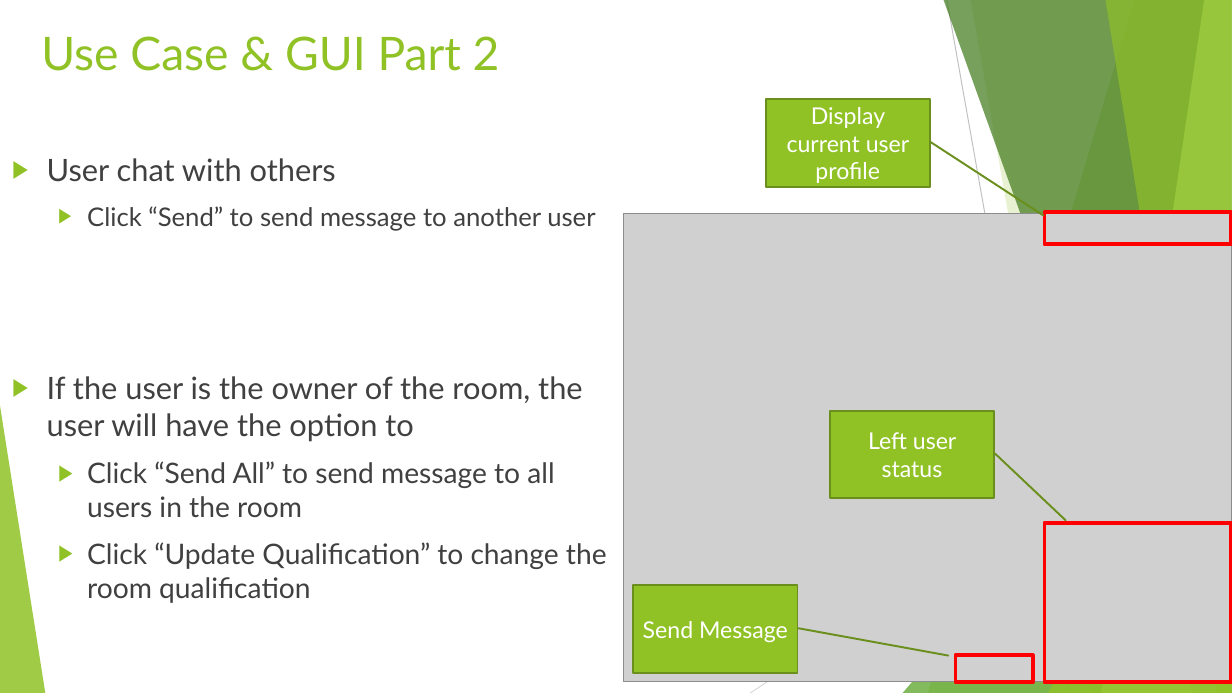
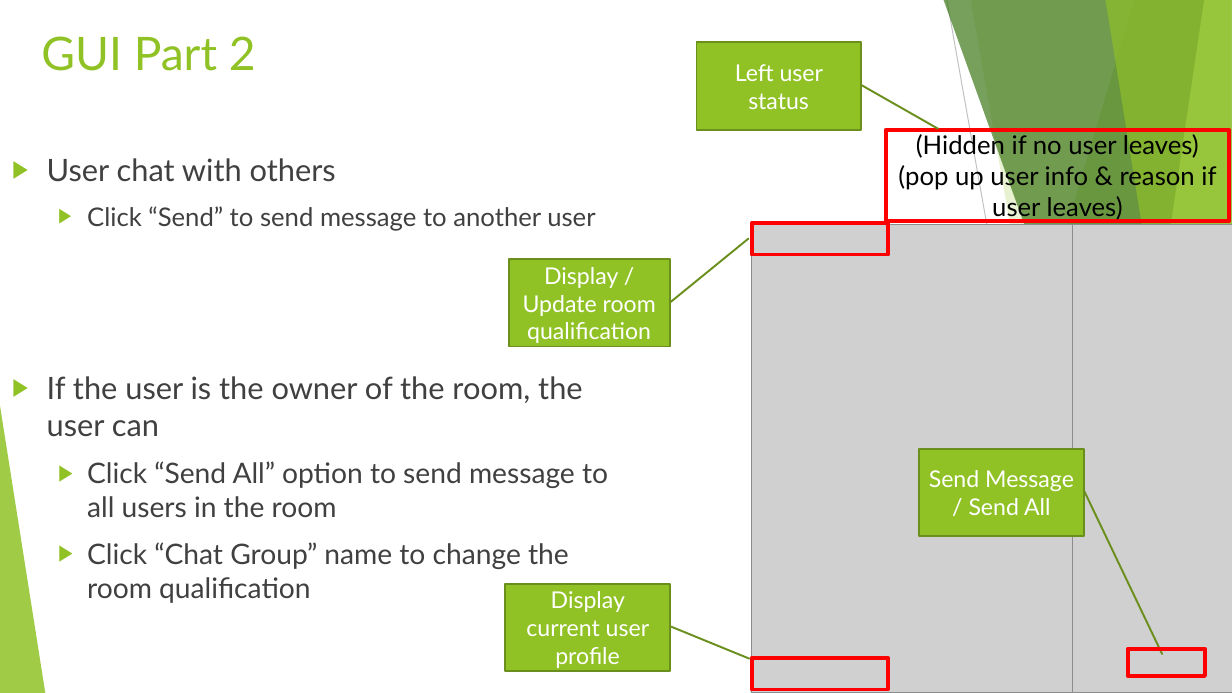
Before and after one commit to pourplusquoi/chatapp, a slide deck: slide 7 of src/main/resources/ChatApp API.pptx (slide 6 before the commit). Drawn at 1232x693 pixels with LibreOffice and Linux fonts; fonts in the diff are those of the drawing; grey boxes stand for pictures. Boxes give left, top, right and bottom in pixels: in the first picture for what was removed or moved away, otherwise in the second. Text is boxed around its words. In the diff, an @@ line names an element or a change of style, - is before the commit and + after.

```diff
--- a/src/main/resources/ChatApp API.pptx
+++ b/src/main/resources/ChatApp API.pptx
@@ title at bbox=[41, 36, 256, 71]: text changed @@
-Use Case & GUI Part 2
+GUI Part 2
@@ border callout "Left user status": place and size @@
-border callout "Left user status" at bbox=[830, 411, 994, 499]
+border callout "Left user status" at bbox=[697, 43, 861, 130]
@@ rectangle added at bbox=[886, 129, 1230, 221], outline #FF0000 3 pt, 20 pt, text #000000 @@
+(Hidden if no user leaves)
+(pop up user info & reason if user leaves)
@@ picture: place and size @@
-picture at bbox=[624, 213, 1232, 682]
+picture at bbox=[752, 225, 1073, 693]
@@ rectangle added at bbox=[752, 223, 888, 255], outline #FF0000 3 pt @@
@@ picture added at bbox=[1072, 225, 1232, 693] @@
@@ border callout added at bbox=[508, 259, 669, 347], fill #90C226, outline #6B901C 1.5 pt, 18 pt, text #FFFFFF @@
+Display / Update room qualification
@@ text at bbox=[47, 376, 608, 603]: text changed @@
-▶ If the user is the owner of the room, the user will have the option to
-  ▶ Click “Send All” to send message to all users in the room
-  ▶ Click “Update Qualification” to change the room qualification
+▶ If the user is the owner of the room, the user can
+  ▶ Click “Send All” option to send message to all users in the room
+  ▶ Click “Chat Group” name to change the room qualification
@@ proportions changed in 3 elements at bbox=[697, 43, 861, 130], bbox=[506, 584, 670, 672], bbox=[920, 449, 1084, 537] @@
@@ border callout "Send Message": place and size @@
-border callout "Send Message" at bbox=[633, 586, 798, 674]
+border callout "Send Message" at bbox=[920, 449, 1084, 537]
@@ text in border callout at bbox=[969, 498, 1051, 515]: paragraph added @@
+/ Send All
@@ rectangle removed at bbox=[1044, 523, 1231, 683] @@
@@ border callout "Display current user profile": place and size @@
-border callout "Display current user profile" at bbox=[766, 99, 931, 187]
+border callout "Display current user profile" at bbox=[506, 584, 670, 672]
@@ rectangle: place and size @@
-rectangle at bbox=[1044, 213, 1231, 245]
+rectangle at bbox=[752, 658, 888, 690]
@@ rectangle: place and size @@
-rectangle at bbox=[956, 655, 1032, 683]
+rectangle at bbox=[1128, 649, 1205, 677]
```
Also in this commit, not shown: 10 other slides changed, 1 slide added, 1 slide removed.
